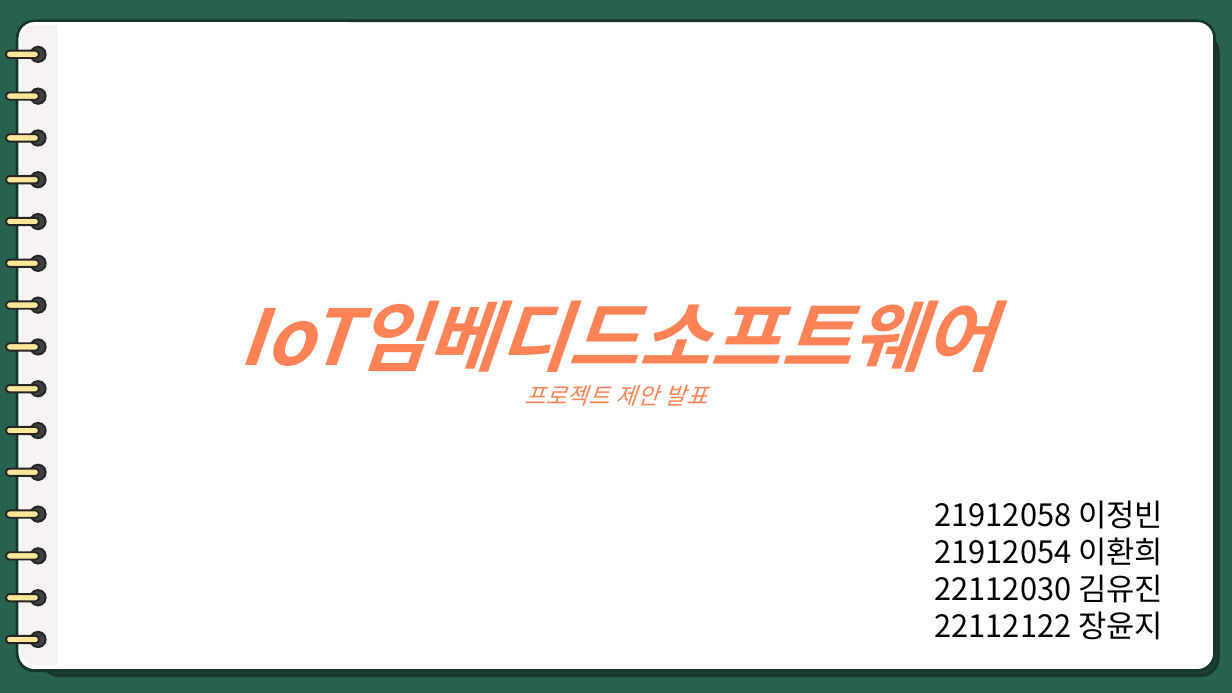
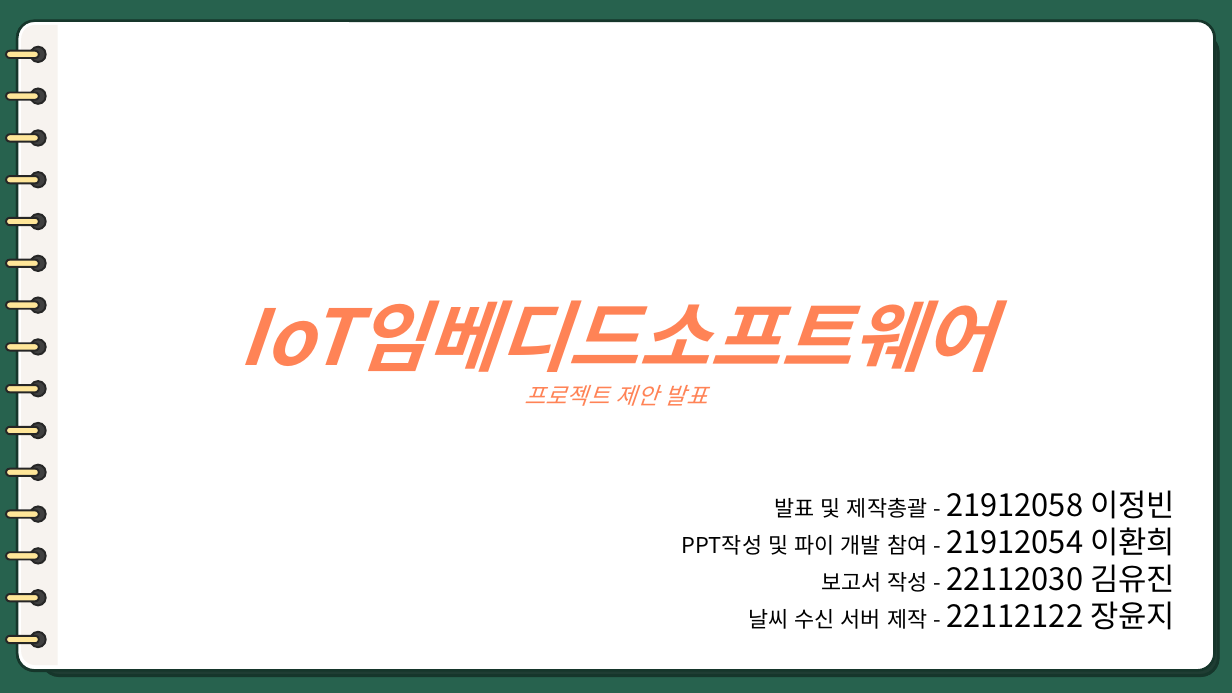
Before and after one commit to binn328/IoT_Project, a slide deck: slide 1 of IoT_PPT.pptx. Drawn at 1232x693 pixels with LibreOffice and Linux fonts; fonts in the diff are those of the drawing. Boxes give left, top, right and bottom in pixels: in the first picture for what was removed or moved away, otherwise in the second. Text is boxed around its words. In the diff, an @@ line names an element or a change of style, - is before the commit and + after.

Commit message:
Update IoT_PPT.pptx
표지에 역할 추가

```diff
--- a/IoT_PPT.pptx
+++ b/IoT_PPT.pptx
@@ text at (682,490,1175,630): text changed @@
-21912058 이정빈
-21912054 이환희
-22112030 김유진
-22112122 장윤지
+발표 및 제작총괄 - 21912058 이정빈
+PPT작성 및 파이 개발 참여 - 21912054 이환희
+보고서 작성 - 22112030 김유진
+날씨 수신 서버 제작 - 22112122 장윤지
```
